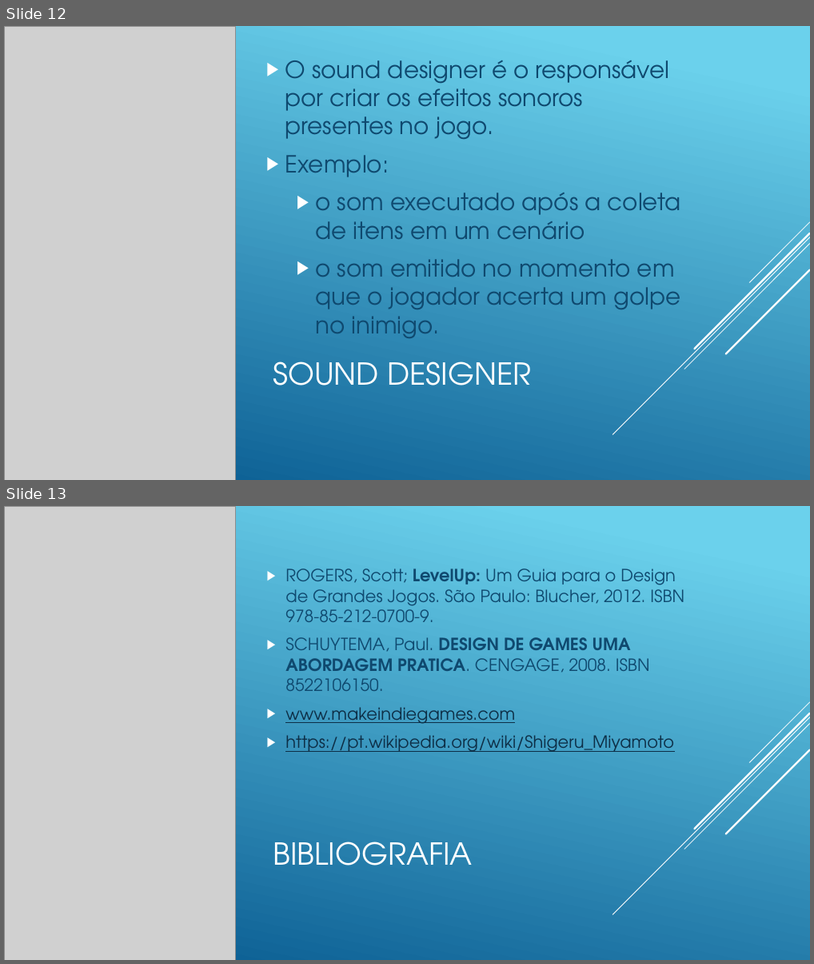
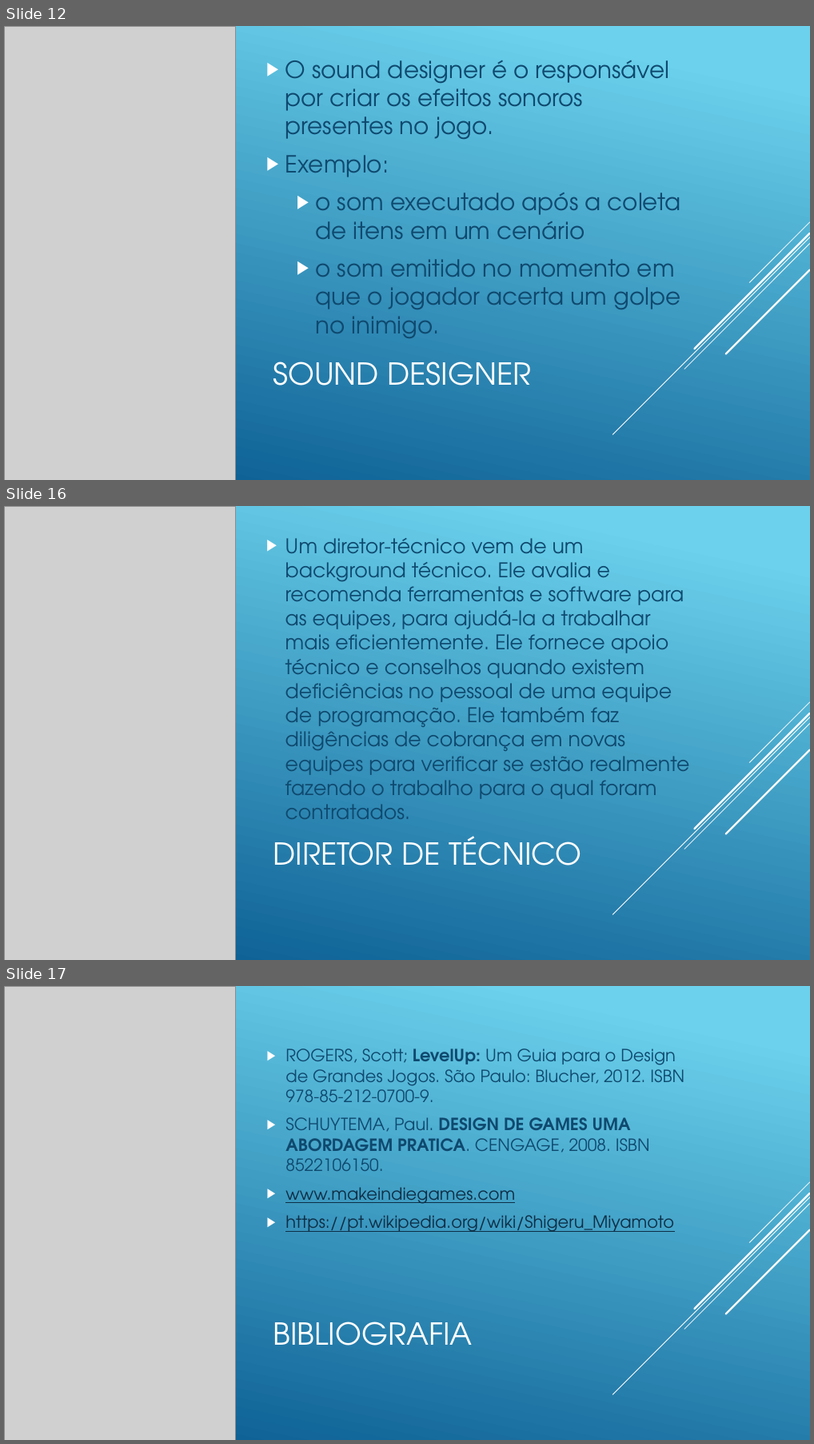
Before and after one commit to dfilitto/AlunosJogosDigitaisSenac, a slide deck: Slides/03 - Pessoas envolvidas na criação de jogos digitais.pptx. Shown one above the other, each under a label of ours: slides 12 and 13 before the commit, slides 12, 16 and 17 after it; the slides between them are not shown. The pictures are 814x964 and 814x1444 pixels, drawn with LibreOffice and Linux fonts; fonts in the diff are those of the drawing; grey boxes stand for pictures. Boxes give left, top, right and bottom in pixels: in the first picture for what was removed or moved away, otherwise in the second. Text is boxed around its words. In the diff, an @@ line names an element or a change of style, - is before the commit and + after.

```diff
--- a/Slides/03 - Pessoas envolvidas na criação de jogos digitais.pptx
+++ b/Slides/03 - Pessoas envolvidas na criação de jogos digitais.pptx
@@ slide 16 added at (4,506,810,960), background gradient #6ED2EB to #06588E @@
@@ picture added at (4,506,236,960) @@
@@ text added at (286,538,690,819), 24 pt, text #0F496F @@
+▶ Um diretor-técnico vem de um background técnico. Ele avalia e recomenda ferramentas e software para as equipes, para ajudá-la a trabalhar mais eficientemente. Ele fornece apoio técnico e conselhos quando existem deficiências no pessoal de uma equipe de programação. Ele também faz diligências de cobrança em novas equipes para verificar se estão realmente fazendo o trabalho para o qual foram contratados.
@@ group added at (613,702,810,914): 5 lines @@
@@ title added at (274,836,582,865), 36 pt, text #FFFFFF @@
+DIRETOR DE TÉCNICO
@@ what was slide 13 is now slide 17 @@
```
Also in this commit, not shown: 3 other slides added.
